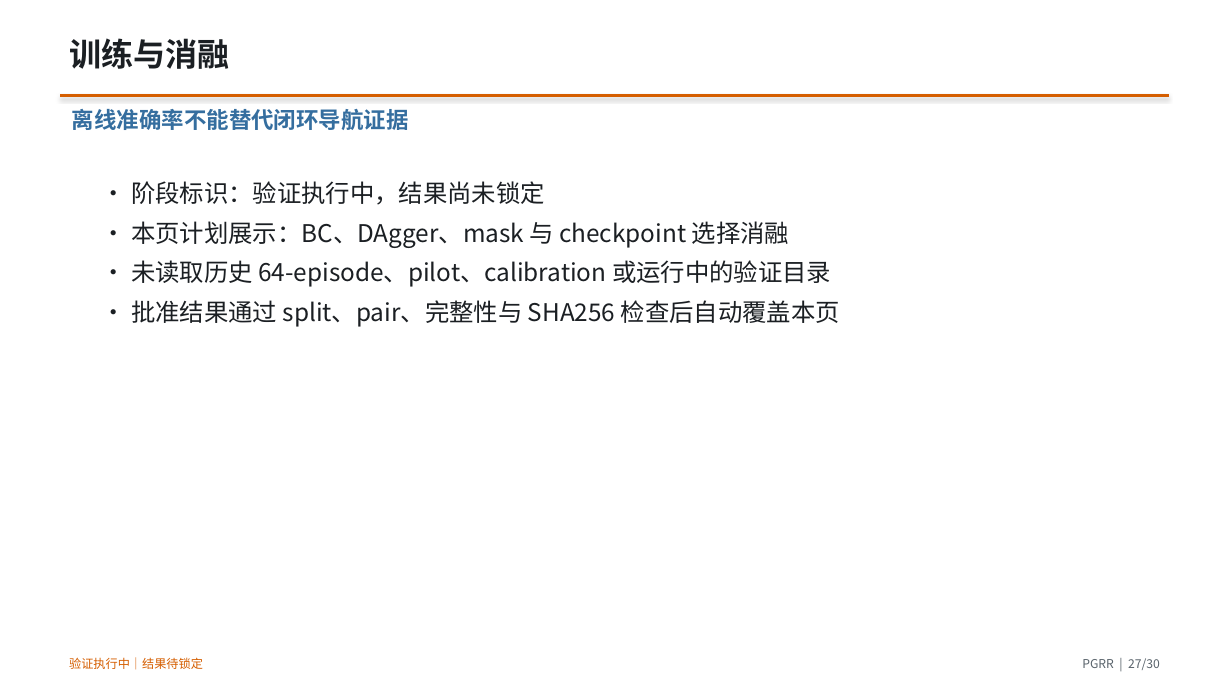
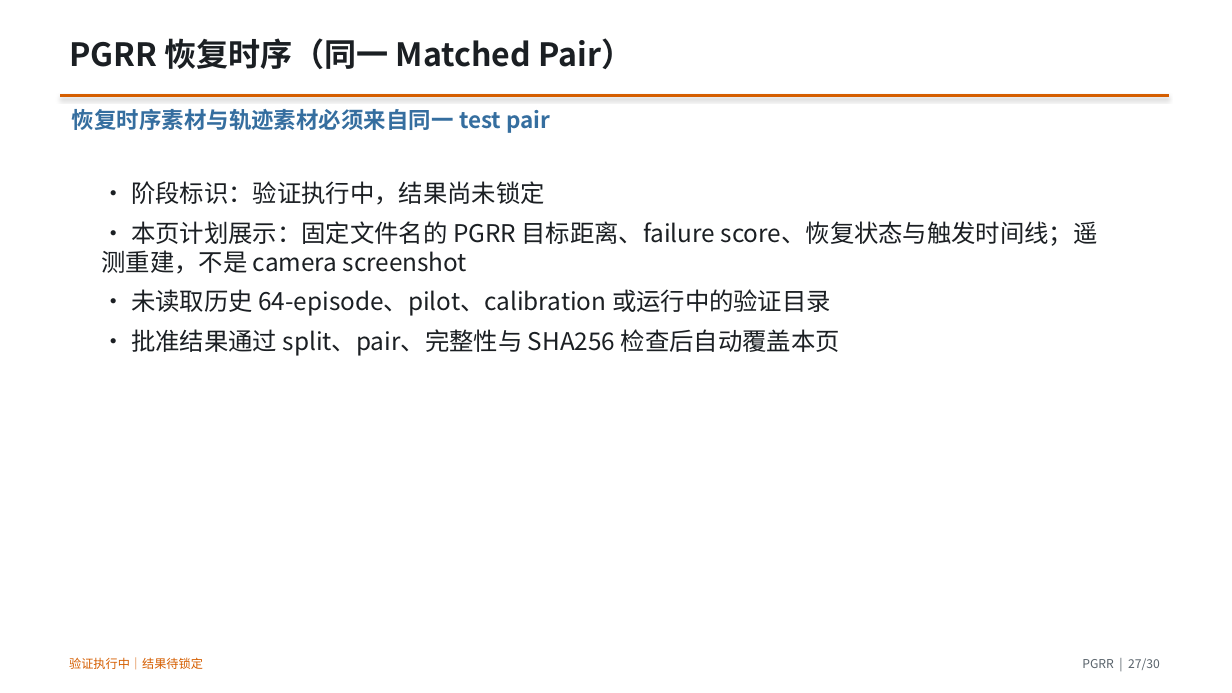
Before and after one commit to CC-robotics/PGRR, a slide deck: slide 27 of presentation/PGRR_report_zh.pptx. Drawn at 1232x693 pixels with LibreOffice and Linux fonts; fonts in the diff are those of the drawing. Boxes give left, top, right and bottom in pixels: in the first picture for what was removed or moved away, otherwise in the second. Text is boxed around its words. In the diff, an @@ line names an element or a change of style, - is before the commit and + after.

Commit message:
report: gate final materials on real matched evidence

```diff
--- a/presentation/PGRR_report_zh.pptx
+++ b/presentation/PGRR_report_zh.pptx
@@ text at bbox=[69, 38, 633, 69]: text changed @@
-训练与消融
+PGRR 恢复时序（同一 Matched Pair）
@@ text at bbox=[72, 109, 550, 133]: text changed @@
-离线准确率不能替代闭环导航证据
+恢复时序素材与轨迹素材必须来自同一 test pair
@@ text at bbox=[101, 221, 1098, 274]: text changed @@
-• 本页计划展示：BC、DAgger、mask 与 checkpoint 选择消融
+• 本页计划展示：固定文件名的 PGRR 目标距离、failure score、恢复状态与触发时间线；遥测重建，不是 camera screenshot
```
Also in this commit, not shown: 3 other slides changed, 19 other files.
